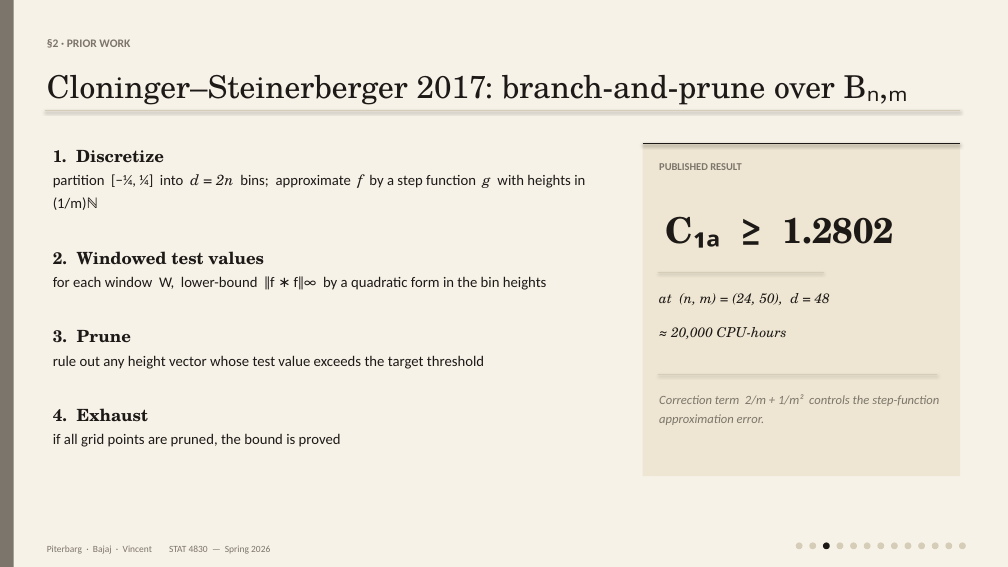
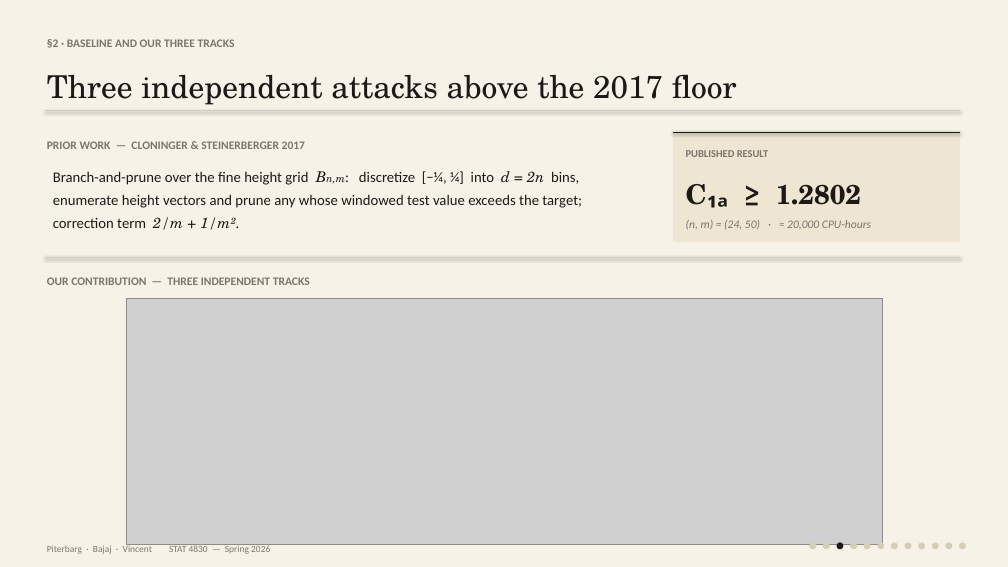
Before and after one commit to AndreiPiterbarg/compact_sidon, a slide deck: slide 3 of STAT 4830 Presentation.pptx. Drawn at 1008x567 pixels with LibreOffice and Linux fonts; fonts in the diff are those of the drawing; grey boxes stand for pictures. Boxes give left, top, right and bottom in pixels: in the first picture for what was removed or moved away, otherwise in the second. Text is boxed around its words. In the diff, an @@ line names an element or a change of style, - is before the commit and + after.

Commit message:
Combine prior-work and three-tracks into a single slide
Drops the total from 13 to 12 slides. The four-step C&S method detail
shrinks into a two-line summary with the 1.2802 result card; the
three-tracks figure moves beneath a hairline as the slide's lower
half. Renumbers the §4 takeaways to §3.

```diff
--- a/STAT 4830 Presentation.pptx
+++ b/STAT 4830 Presentation.pptx
@@ rectangle removed at [0,0,14,567] @@
@@ text at [47,39,235,48]: text changed @@
-§2 · PRIOR WORK
+§2 · BASELINE AND OUR THREE TRACKS
@@ text at [47,74,737,105]: text changed @@
-Cloninger–Steinerberger 2017: branch-and-prune over Bₙ,ₘ
+Three independent attacks above the 2017 floor
@@ text added at [47,141,305,149], 11 pt, text #7C756B, bold @@
+PRIOR WORK — CLONINGER & STEINERBERGER 2017
@@ line moved from (643, 144) - (960, 144) to (673, 132) - (960, 132) @@
@@ rectangle: place and size @@
-rectangle at [643,144,960,476]
+rectangle at [673,132,960,242]
@@ text "PUBLISHED RESULT": place and size @@
-text "PUBLISHED RESULT" at [659,163,742,170]
+text "PUBLISHED RESULT" at [686,150,769,157]
@@ text removed at [53,150,585,447] @@
-1. Discretize
-partition [−¼, ¼] into d = 2n bins; approximate f by a step function g with heights in (1/m)ℕ
-2. Windowed test values
-for each window W, lower-bound ‖f ∗ f‖∞ by a quadratic form in the bin heights
-3. Prune
-rule out any height vector whose test value exceeds the target threshold
-4. Exhaust
-if all grid points are pruned, the bound is proved
@@ text added at [53,171,582,230], 14 pt, text #1C1917 @@
+Branch-and-prune over the fine height grid Bn,m: discretize [−¼, ¼] into d = 2n bins,
+enumerate height vectors and prune any whose windowed test value exceeds the target; correction term 2/m + 1/m².
@@ text "C₁ₐ ≥ 1.2802": place and size @@
-text "C₁ₐ ≥ 1.2802" at [783,217,894,244]
+text "C₁ₐ ≥ 1.2802" at [776,184,861,205]
@@ text "C₁ₐ ≥ 1.2802" at [776,184,861,205]: size 34 to 26 pt; line spacing 1.35 to 1.3 @@
@@ text at [686,220,871,229]: text changed; size 13 to 11 pt; font TeX Gyre Schola to Calibri; text colour #1C1917 to #7C756B @@
-≈ 20,000 CPU-hours
+(n, m) = (24, 50) · ≈ 20,000 CPU-hours
@@ line added from (45, 257) to (960, 257), #D6CDB8 0.75 pt @@
@@ text added at [47,277,310,285], 11 pt, text #7C756B, bold @@
+OUR CONTRIBUTION — THREE INDEPENDENT TRACKS
@@ picture added at [126,299,882,544] @@
@@ line removed from (658, 272) to (824, 272) @@
@@ text removed at [659,293,830,305] @@
-at (n, m) = (24, 50), d = 48
@@ line removed from (658, 374) to (938, 374) @@
@@ text removed at [659,394,939,425] @@
-Correction term 2/m + 1/m² controls the step-function approximation error.
@@ ellipse removed at [796,542,803,549] @@
@@ ellipse: place and size @@
-ellipse at [836,542,843,549]
+ellipse at [823,542,830,549]
@@ ellipse: place and size @@
-ellipse at [823,542,830,549]
+ellipse at [836,542,843,549]
```
Also in this commit, not shown: 10 other slides changed, 1 slide removed, 1 other file.
